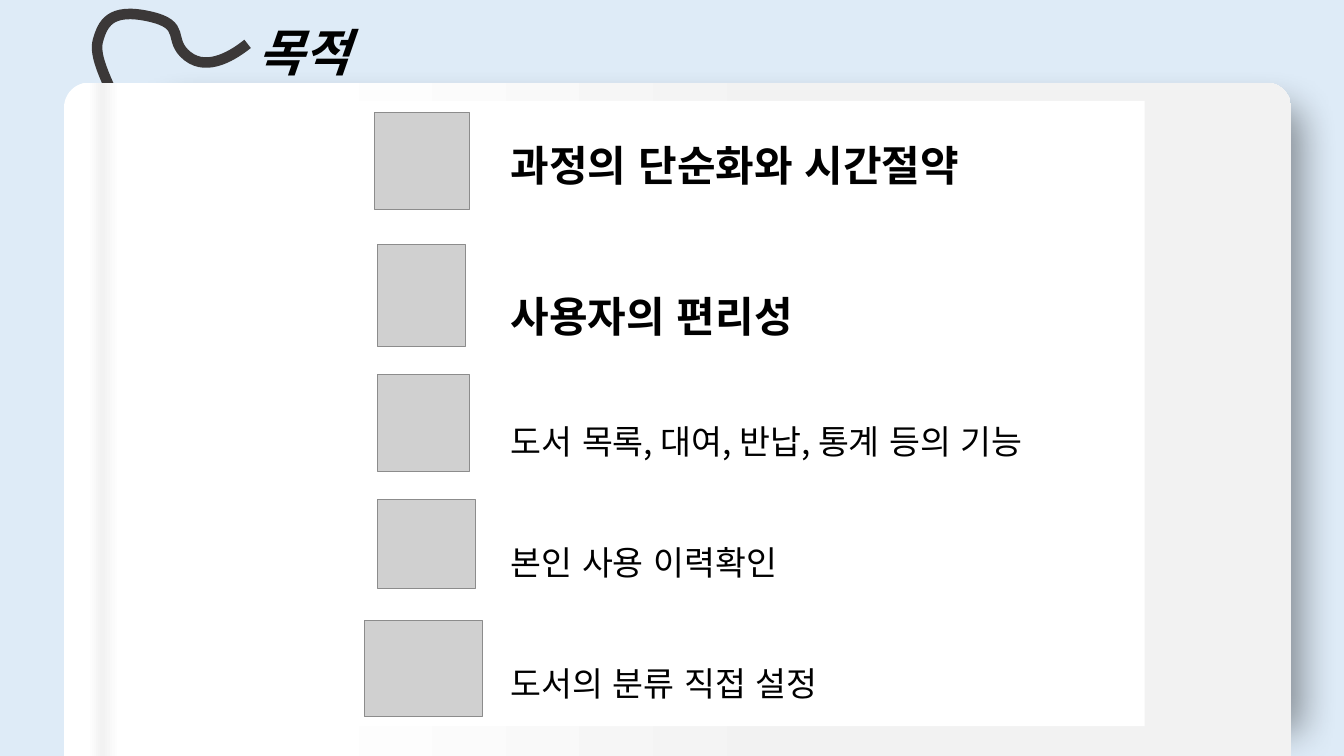
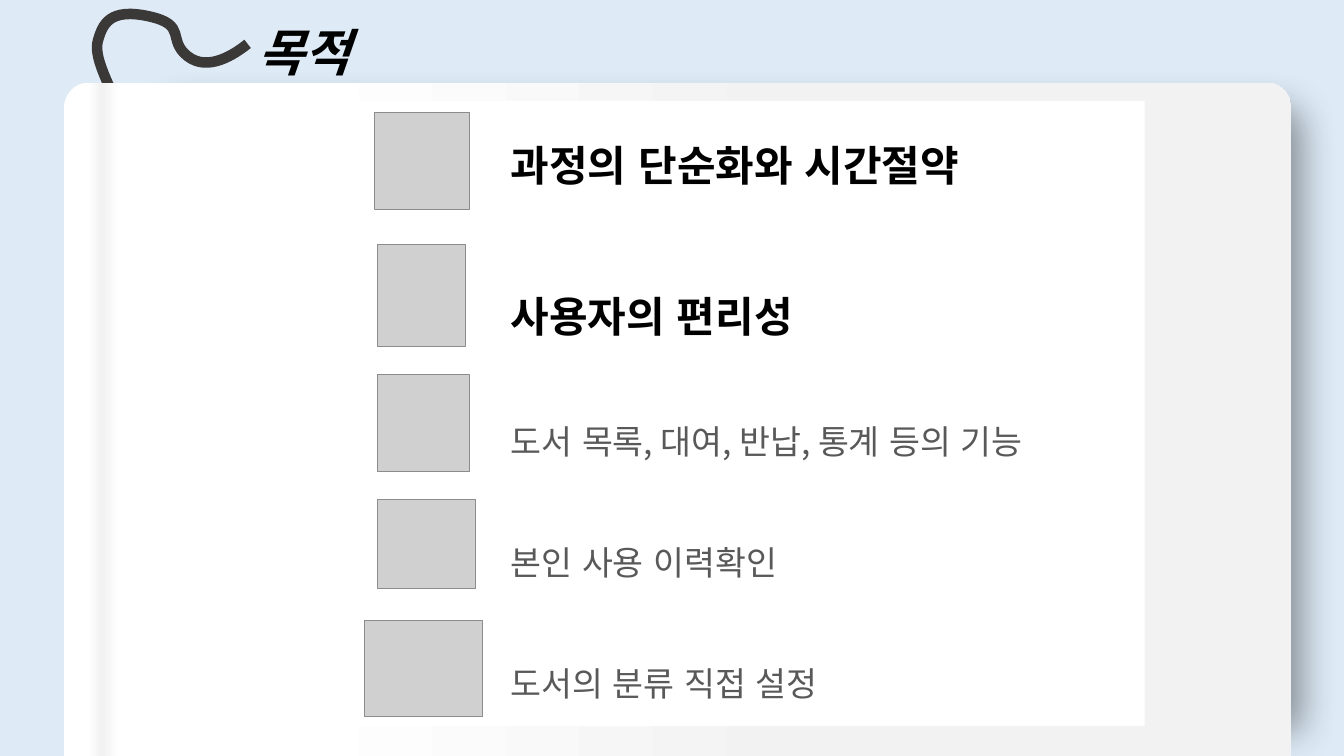
Before and after one commit to DaeguIT-MinSuKim/yi_java3st_3team, a slide deck: slide 3 of document/3조발표용ppt_최종본.pptx. Drawn at 1344x756 pixels with LibreOffice and Linux fonts; fonts in the diff are those of the drawing; grey boxes stand for pictures. Boxes give left, top, right and bottom in pixels: in the first picture for what was removed or moved away, otherwise in the second. Text is boxed around its words. In the diff, an @@ line names an element or a change of style, - is before the commit and + after.

```diff
--- a/document/3조발표용ppt_최종본.pptx
+++ b/document/3조발표용ppt_최종본.pptx
@@ text at [511, 426, 1023, 699]: text colour #000000 to #595959 in "도서 목록, 대여, 반납, 통계 등의 기능", "본인 사용 이력확인", "도서의 분류 직접 설정" @@
```
Also in this commit, not shown: 4 other slides changed, 3 other files.
